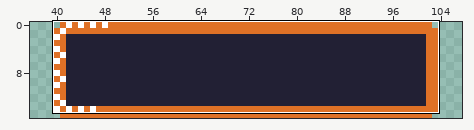
Edited in one commit: pixel-art file (graphics/verification/button.aseprite). Above, an overview of the earlier version with the close-up marked.
Close-up. Before the commit:
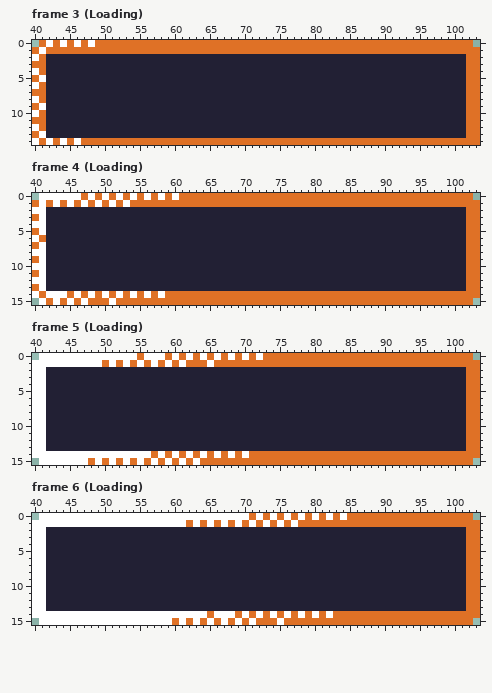
144x16 pixels, 10 frames. Shown: frame 3 (Loading): x 40..103, y 0..14; frame 4 (Loading): x 40..103, y 0..15; frame 5 (Loading): x 40..103, y 0..15; frame 6 (Loading): x 40..103, y 0..15. The wide view leaves out empty margins. The commit also changed other frames or places, which this record leaves out.
And afterwards:
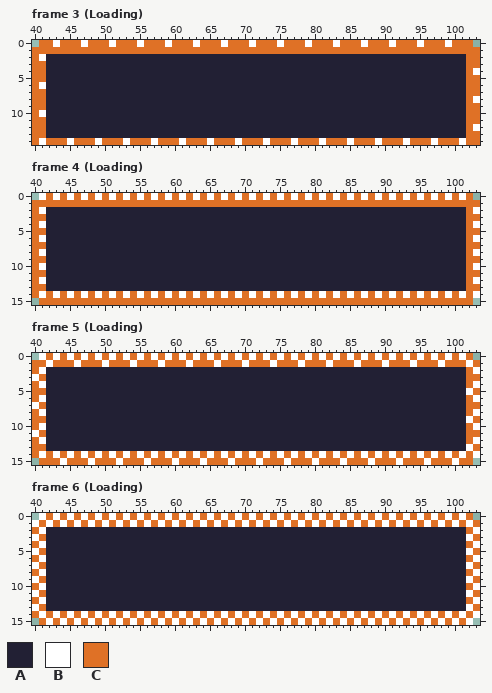
Palette (. is transparent): A #222034  B #ffffff  C #df7126
Diff:
layer "Progress Bar" now hidden
layer "Dithering" added
Changed rows in their new state; - is an unchanged pixel.
Frame 3 (Loading), layer "Dithering":
first column x 40:
 0 --CBC-CBC--B---B---B---B---B---B---B---B---B---B---B---B---B----
 1 -C--------------------------------------------------------------
 2 CB--------------------------------------------------------------
 4 C--------------------------------------------------------------B
 5 -C--------------------------------------------------------------
 6 CB--------------------------------------------------------------
 8 C--------------------------------------------------------------B
 9 -C--------------------------------------------------------------
10 CB--------------------------------------------------------------
12 C--------------------------------------------------------------B
13 -C--------------------------------------------------------------
14 CBC-CBC--B---B---B---B---B---B---B---B---B---B---B---B---B---B--
Frame 4 (Loading), layer "Dithering":
first column x 40:
 0 --C-C-CBCBCBCBCBCBCBCB-B-B-B-B-B-B-B-B-B-B-B-B-B-B-B-B-B-B-B-B--
 1 -C-C-C-C-C-C-C--------------------------------------------------
 2 C--------------------------------------------------------------B
 3 -C--------------------------------------------------------------
 4 C--------------------------------------------------------------B
 5 -C--------------------------------------------------------------
 6 CB-------------------------------------------------------------B
 7 -C--------------------------------------------------------------
 8 C--------------------------------------------------------------B
 9 -C--------------------------------------------------------------
10 C--------------------------------------------------------------B
11 -C--------------------------------------------------------------
12 C--------------------------------------------------------------B
13 -C--------------------------------------------------------------
14 CBC-CBCBCBCBCBCBCBCB-B-B-B-B-B-B-B-B-B-B-B-B-B-B-B-B-B-B-B-B-B-B
15 -C-C-C-C---C----------------------------------------------------
Frame 5 (Loading), layer "Dithering":
first column x 40:
 0 --C-C-C-C-C-C-CBC-CBCBCBCBCBCBCBCB-B-B-B-B-B-B-B-B-B-B-B-B-B-B--
 1 CC-CCC-CCCBC-CBC-CBC-CB--CB---B---B---B---B---B---B---B---B---B-
 2 C--------------------------------------------------------------B
 3 -C--------------------------------------------------------------
 4 C--------------------------------------------------------------B
 5 CC------------------------------------------------------------B-
 6 C--------------------------------------------------------------B
 7 -C--------------------------------------------------------------
 8 C--------------------------------------------------------------B
 9 CC------------------------------------------------------------B-
10 C--------------------------------------------------------------B
11 -C--------------------------------------------------------------
12 C--------------------------------------------------------------B
13 CC------------------------------------------------------------B-
14 C-C-C-C-C-C-C-C-CBCBCBCBCBCBCBCB-B-B-B-B-B-B-B-B-B-B-B-B-B-B-B-B
15 -CCC-CCCBC-CBC-CBC-CBC-CB---B---B---B---B---B---B---B---B---B---
Frame 6 (Loading), layer "Dithering":
first column x 40:
 0 --C-C-C-C-C-C-C-C-C-C-C-C-C-C-CBCBCBCBCBCBCBCB-B-B-B-B-B-B-B-B--
 1 -C-C-C-C-C-C-C-C-C-C-CBCBCBCBCBCBCBCBCB-B-B-B-B-B-B-B-B-B-B-B-B-
 2 C--------------------------------------------------------------B
 3 -C------------------------------------------------------------B-
 4 C--------------------------------------------------------------B
 5 -C------------------------------------------------------------B-
 6 C--------------------------------------------------------------B
 7 -C------------------------------------------------------------B-
 8 C--------------------------------------------------------------B
 9 -C------------------------------------------------------------B-
10 C--------------------------------------------------------------B
11 -C------------------------------------------------------------B-
12 C--------------------------------------------------------------B
13 -C------------------------------------------------------------B-
14 C-C-C-C-C-C-C-C-C-C-C-C-CBC-CBCBCBCBCBCBCBCB-B-B-B-B-B-B-B-B-B-B
15 -C-C-C-C-C-C-C-C-C-CBCBCBCBCBCBCB-BCB-B-B-B-B-B-B-B-B-B-B-B-B-B-
